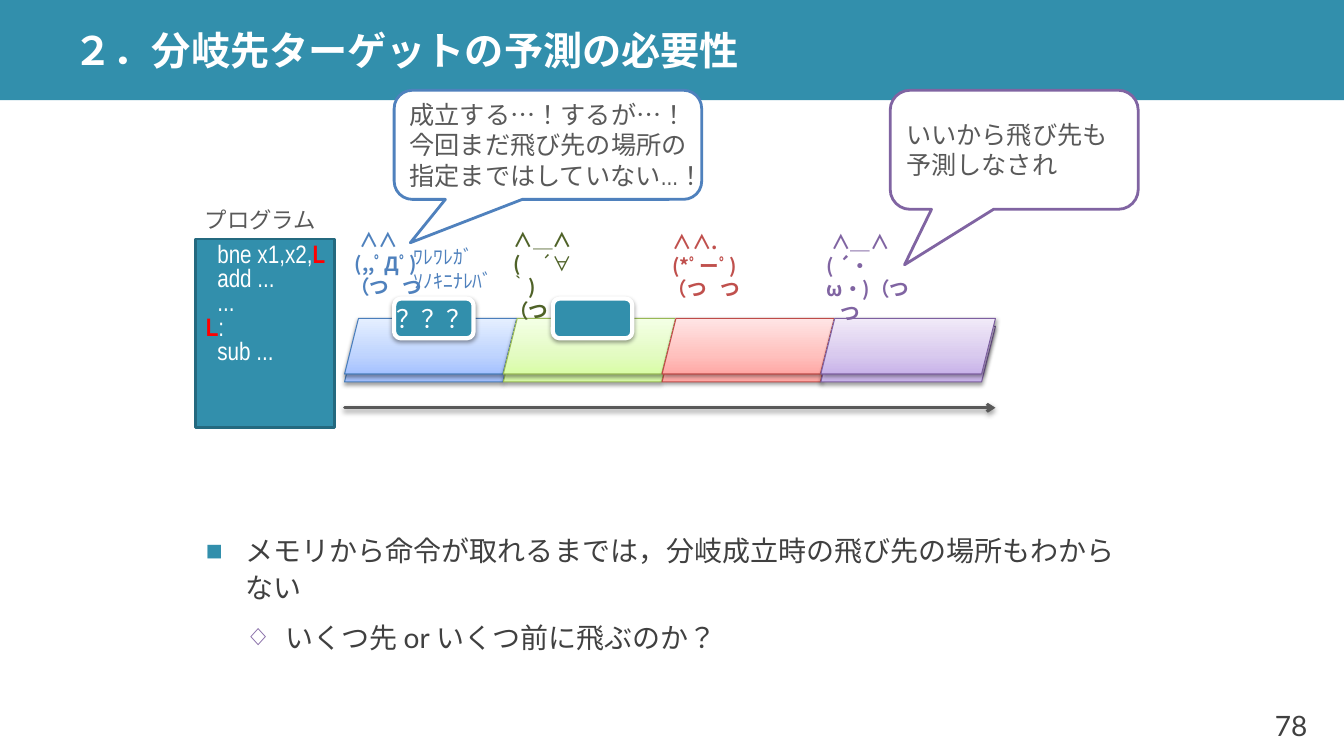
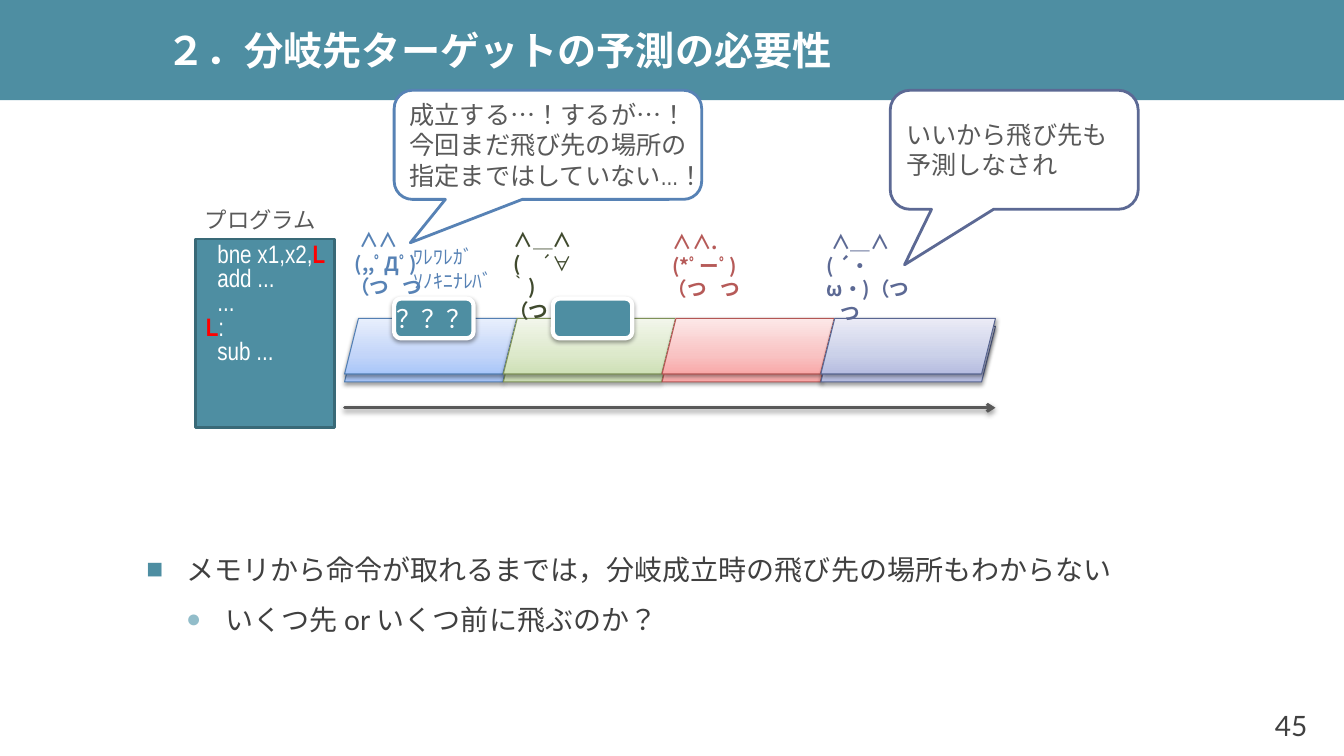
Before and after one commit to shioyadan/advanced-computer-organization, a slide deck: slide 45 of aco-shioya-05.pptx (slide 78 before the commit). Drawn at 1344x756 pixels with LibreOffice and Linux fonts; fonts in the diff are those of the drawing. Boxes give left, top, right and bottom in pixels: in the first picture for what was removed or moved away, otherwise in the second. Text is boxed around its words. In the diff, an @@ line names an element or a change of style, - is before the commit and + after.

```diff
--- a/aco-shioya-05.pptx
+++ b/aco-shioya-05.pptx
@@ fill #328FAC to #4E8EA2 in 3 elements at (554,298,633,338), (394,298,474,338), (0,0,1344,100) @@
@@ title "２．分岐先ターゲットの予測の必要性": place and size @@
-title "２．分岐先ターゲットの予測の必要性" at (74,31,739,69)
+title "２．分岐先ターゲットの予測の必要性" at (166,31,831,69)
@@ rounded speech box "成立する…！するが…！" at (394,91,702,200): outline #4F81BD 2 pt to #5782B5 2 pt @@
@@ rounded speech box "いいから飛び先も" at (890,91,1138,210): outline #8064A2 2 pt to #5C6994 2 pt @@
@@ rectangle "bne x1,x2,L" at (196,239,335,427): fill #328FAC to #4E8EA2; outline #256A7F 2 pt to #3A6978 2 pt @@
@@ text "∧∧" at (350,250,423,296): text colour #4F81BD to #5782B5 @@
@@ text "∧＿∧" at (509,298,586,324): text colour #4F6228 to #404A2E @@
@@ text "∧＿∧" at (827,255,910,320): text colour #8064A2 to #5C6994 @@
@@ parallelogram at (345,327,517,382): fill gradient #A4C4FF to #BFD4FF to #E6EEFF to gradient #A9C6F9 to #C3D6F9 to #E7EFFE; outline #4B7EBC 0.75 pt to #537FB3 0.75 pt @@
@@ parallelogram at (345,319,517,374): fill gradient #A4C4FF to #BFD4FF to #E6EEFF to gradient #A9C6F9 to #C3D6F9 to #E7EFFE; outline #4B7EBC 0.75 pt to #537FB3 0.75 pt @@
@@ parallelogram at (503,327,676,382): fill gradient #DAFDA7 to #E4FCC2 to #F5FFE7 to gradient #D0E1B6 to #DDE9CC to #F2F7EB; outline #98B955 0.75 pt to #7F9259 0.75 pt @@
@@ parallelogram at (503,319,676,374): fill gradient #DAFDA7 to #E4FCC2 to #F5FFE7 to gradient #D0E1B6 to #DDE9CC to #F2F7EB; outline #98B955 0.75 pt to #7F9259 0.75 pt @@
@@ parallelogram at (662,327,835,382): fill gradient #FFA6A5 to #FFC0BF to #FFE7E7 to gradient #F9AAA9 to #FAC4C3 to #FEE7E7; outline #BF4C48 0.75 pt to #B45654 0.75 pt @@
@@ parallelogram at (662,319,835,374): fill gradient #FFA6A5 to #FFC0BF to #FFE7E7 to gradient #F9AAA9 to #FAC4C3 to #FEE7E7; outline #BF4C48 0.75 pt to #B45654 0.75 pt @@
@@ parallelogram at (821,327,995,382): fill gradient #C9B5E8 to #D8CBEE to #F0EAF9 to gradient #B6BEE1 to #CCD1E9 to #EBEDF7; outline #7D60A0 0.75 pt to #596692 0.75 pt @@
@@ parallelogram at (821,319,995,374): fill gradient #C9B5E8 to #D8CBEE to #F0EAF9 to gradient #B6BEE1 to #CCD1E9 to #EBEDF7; outline #7D60A0 0.75 pt to #596692 0.75 pt @@
@@ text "メモリから命令が取れるまでは，分岐成立時の飛び先の場所もわからない": place and size @@
-text "メモリから命令が取れるまでは，分岐成立時の飛び先の場所もわからない" at (246,537,1115,650)
+text "メモリから命令が取れるまでは，分岐成立時の飛び先の場所もわからない" at (186,556,1111,632)
@@ text "メモリから命令が取れるまでは，分岐成立時の飛び先の場所もわからない" at (186,556,1111,632): bullet colour #328FAC to #4E8EA2; bullet ◇ to ●; bullet colour #8064A2 to #92BDCA @@
@@ page number at (1275,716,1308,736): text changed @@
-78
+45
```
Also in this commit, not shown: 54 other slides changed, 49 slides added, 53 slides removed, 3 other files.
